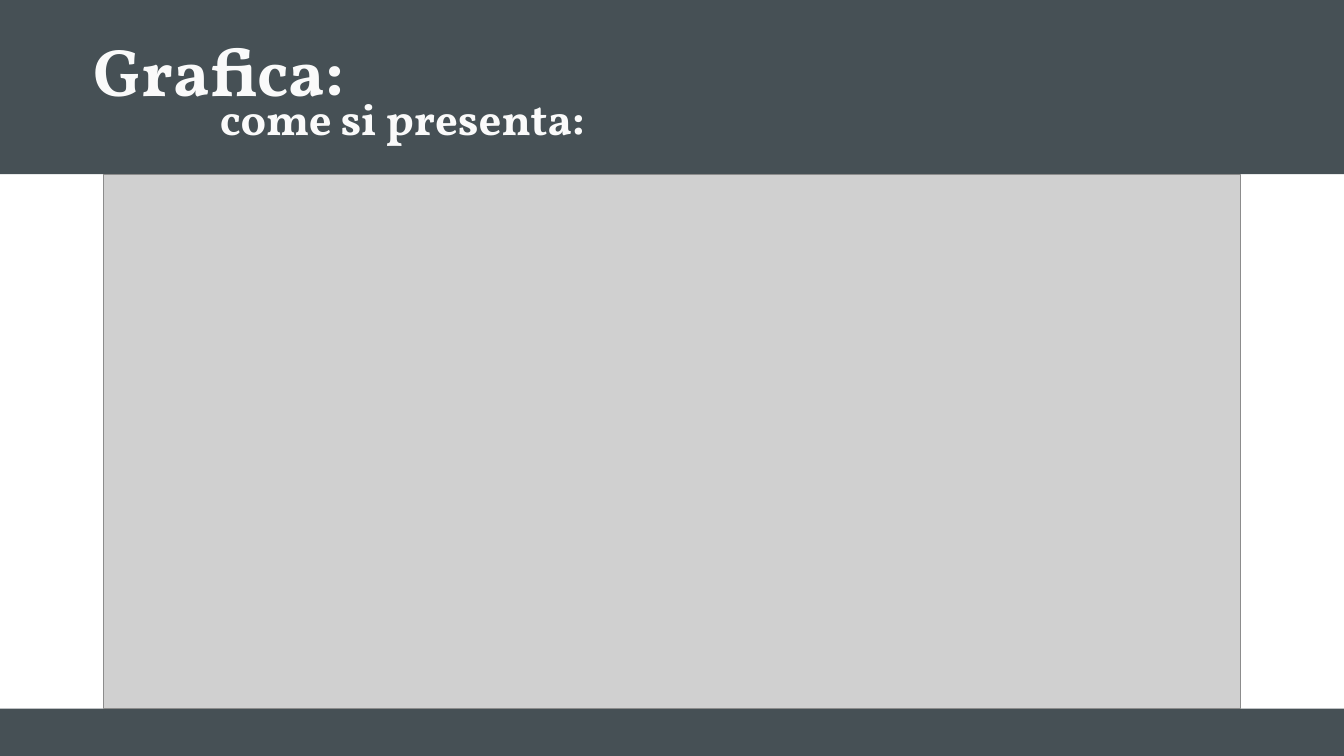
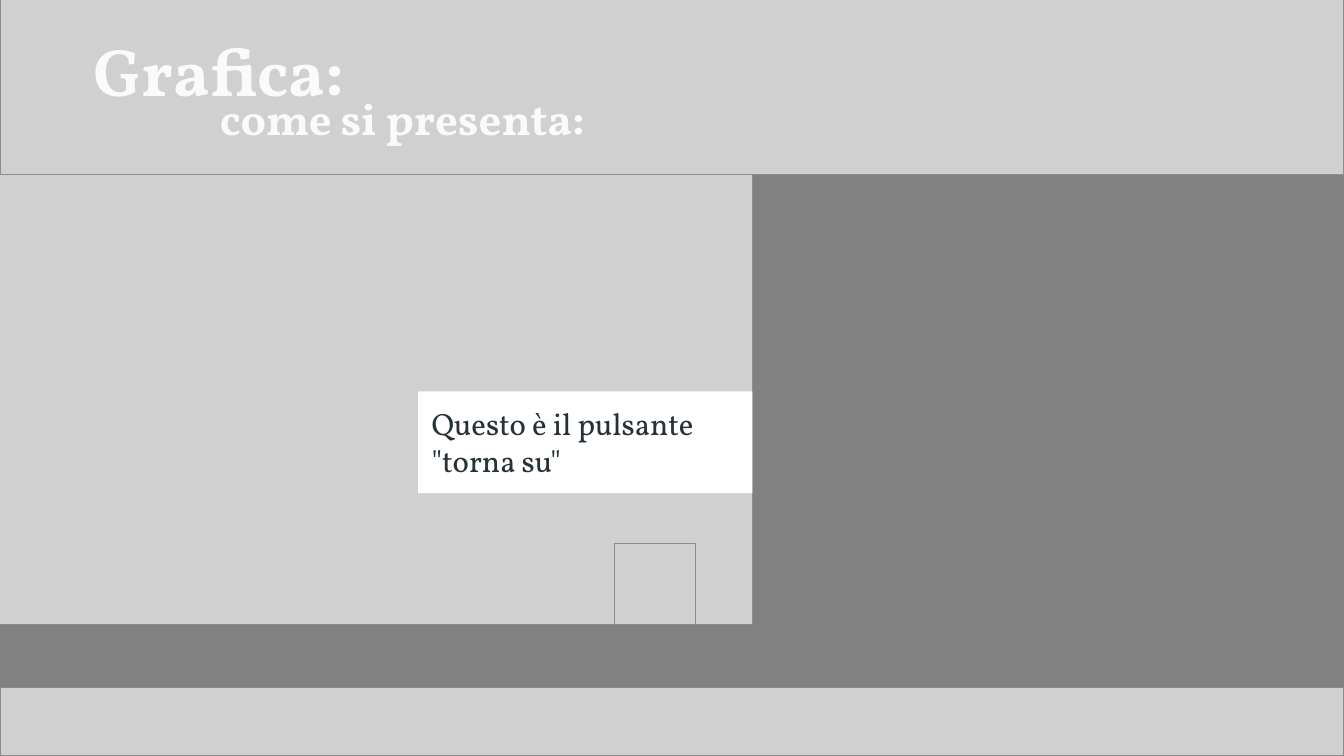
Before and after one commit to giovannipacelli2/news, a slide deck: slide 12 of src/assets/presentation/Presentazione_News.pptx (slide 11 before the commit). Drawn at 1344x756 pixels with LibreOffice and Linux fonts; fonts in the diff are those of the drawing; grey boxes stand for pictures. Boxes give left, top, right and bottom in pixels: in the first picture for what was removed or moved away, otherwise in the second. Text is boxed around its words. In the diff, an @@ line names an element or a change of style, - is before the commit and + after.

```diff
--- a/src/assets/presentation/Presentazione_News.pptx
+++ b/src/assets/presentation/Presentazione_News.pptx
@@ background #FFFFFF to #818181 @@
@@ rectangle removed at box(0, 0, 1344, 174) @@
@@ picture added at box(0, 0, 1344, 174) @@
@@ picture added at box(0, 174, 753, 624) @@
@@ picture removed at box(104, 174, 1241, 709) @@
@@ rectangle added at box(418, 391, 753, 493), fill #FFFFFF, 22 pt, text #263238 @@
+Questo è il pulsante "torna su"
@@ picture added at box(614, 543, 695, 624) @@
@@ picture added at box(0, 688, 1344, 756) @@
@@ round same rect removed at box(0, 709, 1344, 756) @@
```
Also in this commit, not shown: 8 other slides changed, 3 slides added, 7 slides removed, 7 other files.
